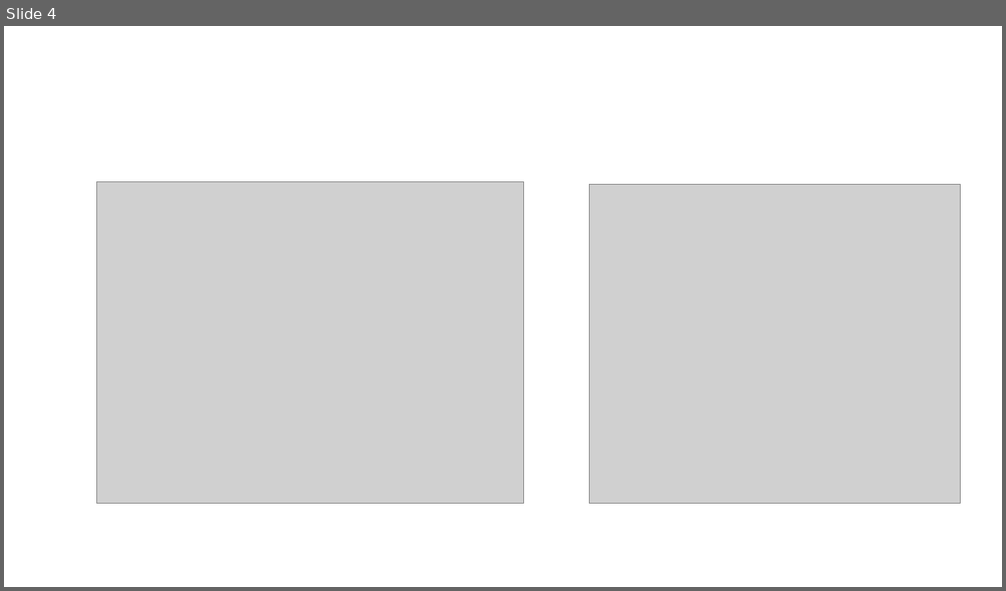
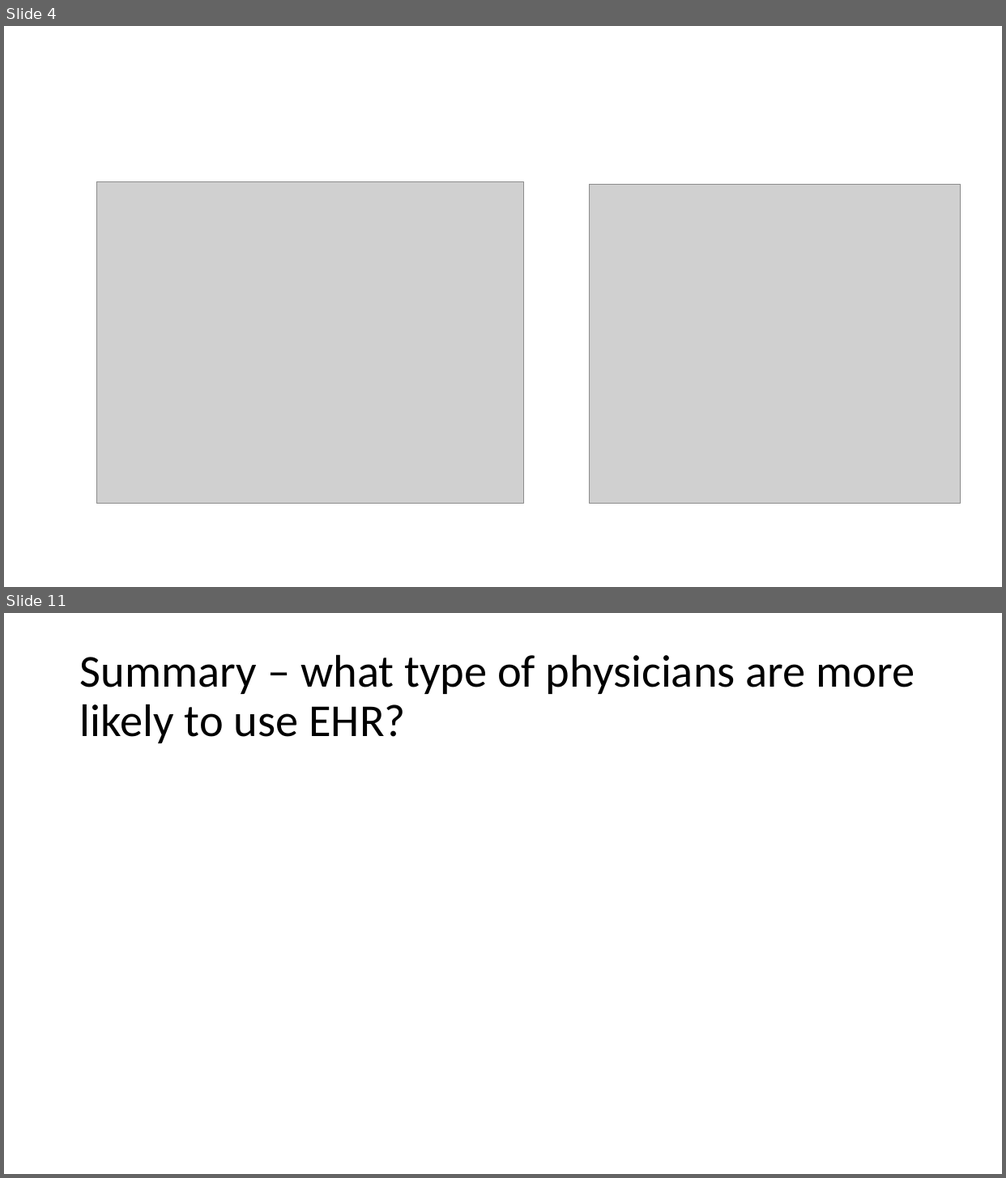
Before and after one commit to katwang/BST-260-Final-Project, a slide deck: Screen Cast.pptx. Shown one above the other, each under a label of ours: slide 4 before the commit, slides 4 and 11 after it; the slides between them are not shown. The pictures are 1006x591 and 1006x1178 pixels, drawn with LibreOffice and Linux fonts; fonts in the diff are those of the drawing; grey boxes stand for pictures. Boxes give left, top, right and bottom in pixels: in the first picture for what was removed or moved away, otherwise in the second. Text is boxed around its words. In the diff, an @@ line names an element or a change of style, - is before the commit and + after.

```diff
--- a/Screen Cast.pptx
+++ b/Screen Cast.pptx
@@ slide 11 added at [4, 613, 1002, 1174], background #FFFFFF @@
@@ title added at [80, 654, 914, 743], 44 pt, text #000000 @@
+Summary – what type of physicians are more likely to use EHR?
```
Also in this commit, not shown: 1 slide changed, 5 other slides added, 9 other files.
